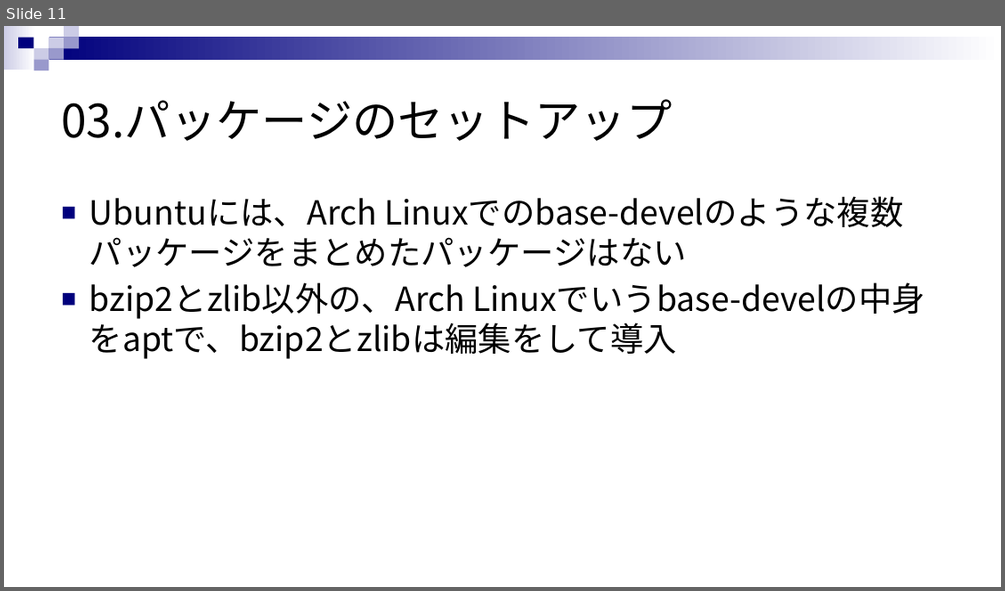
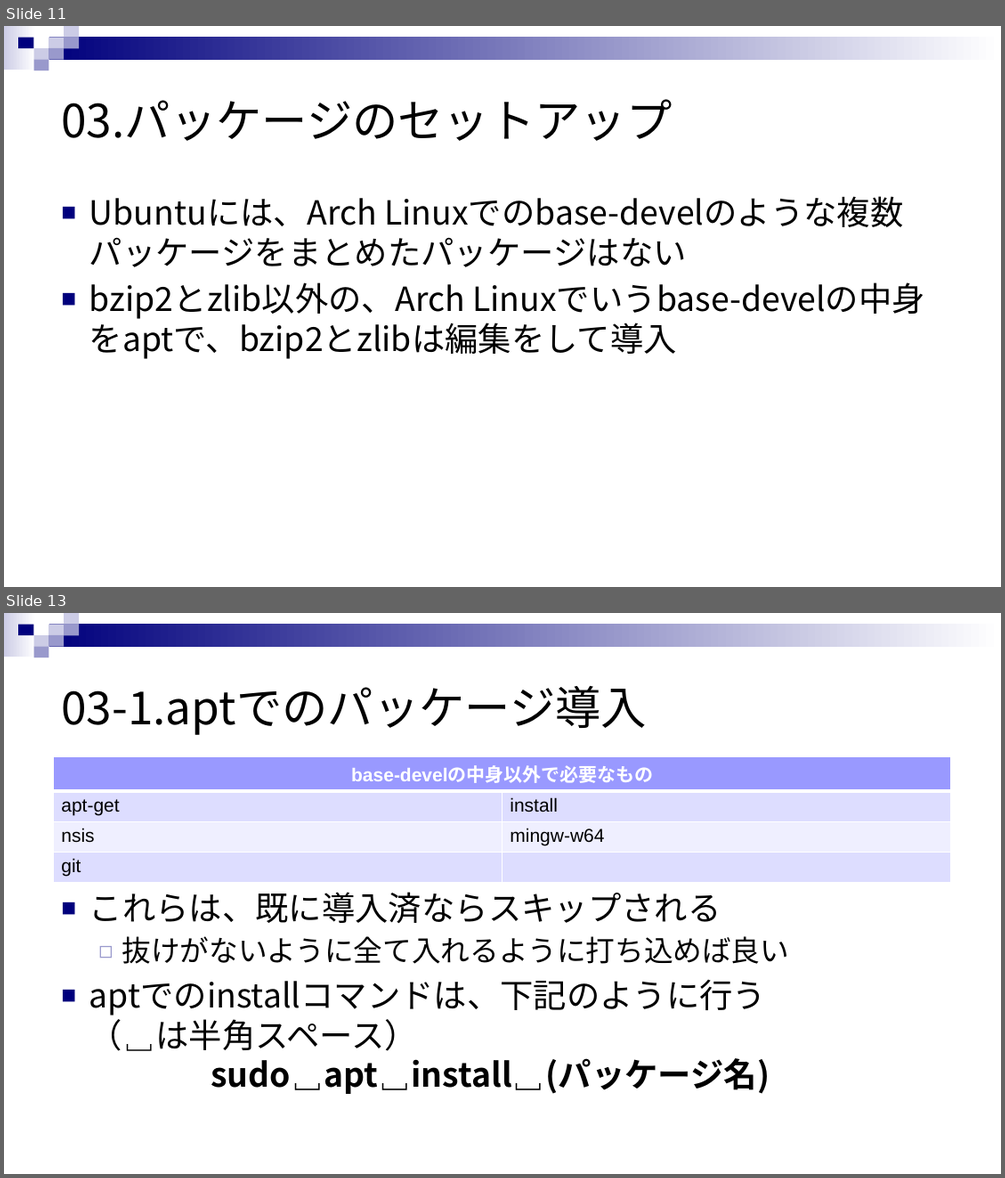
Before and after one commit to rensuke/SIMUonWSL, a slide deck: RE_SIMU_ON_WSL.pptx. Shown one above the other, each under a label of ours: slide 11 before the commit, slides 11 and 13 after it; the slides between them are not shown. The pictures are 1005x591 and 1005x1178 pixels, drawn with LibreOffice and Linux fonts; fonts in the diff are those of the drawing. Boxes give left, top, right and bottom in pixels: in the first picture for what was removed or moved away, otherwise in the second. Text is boxed around its words. In the diff, an @@ line names an element or a change of style, - is before the commit and + after.

Commit message:
zlib導入前まで追記

```diff
--- a/RE_SIMU_ON_WSL.pptx
+++ b/RE_SIMU_ON_WSL.pptx
@@ slide 13 added at (4, 613, 1001, 1174), background #FFFFFF; not listed: 9 template elements that a slide beside it also shows @@
@@ title added at (61, 686, 647, 735), 44 pt, text #000000 @@
+03-1.aptでのパッケージ導入
@@ table added at (54, 756, 952, 879), 4 rows, 2 columns @@
+base-develの中身以外で必要なもの | 
+apt-get | install
+nsis | mingw-w64
+git | 
@@ text added at (89, 892, 790, 1094), 32 pt, text #000000 @@
+■ これらは、既に導入済ならスキップされる
+  ◻ 抜けがないように全て入れるように打ち込めば良い
+■ aptでのinstallコマンドは、下記のように行う
+  （␣は半角スペース）
+  sudo␣apt␣install␣(パッケージ名)
```
Also in this commit, not shown: 1 slide changed, 1 other slide added.
